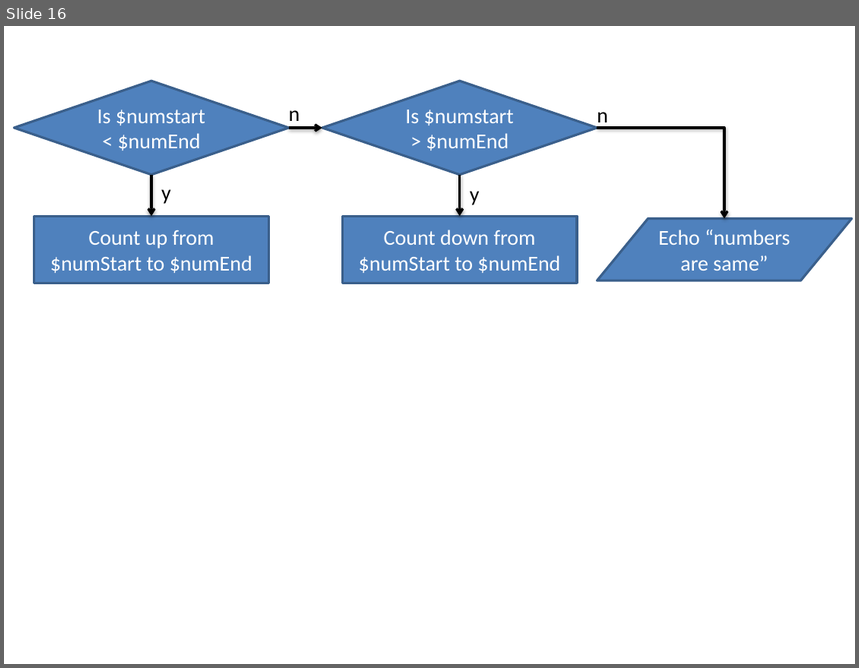
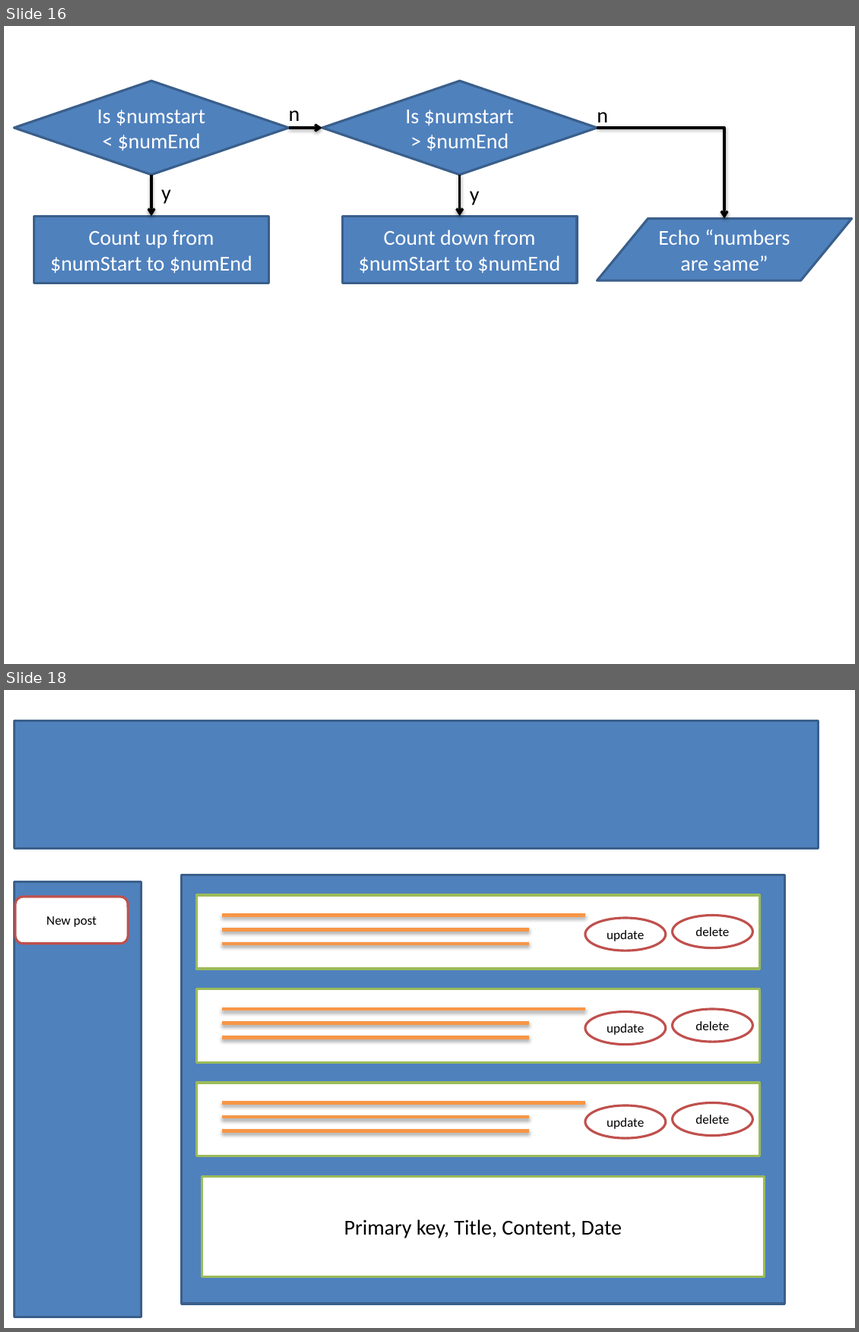
Before and after one commit to Charlie-Lang/ctcp-online-2020-wd3-batch2, a slide deck: visual aids.pptx. Shown one above the other, each under a label of ours: slide 16 before the commit, slides 16 and 18 after it; the slides between them are not shown. The pictures are 859x668 and 859x1332 pixels, drawn with LibreOffice and Linux fonts; fonts in the diff are those of the drawing. Boxes give left, top, right and bottom in pixels: in the first picture for what was removed or moved away, otherwise in the second. Text is boxed around its words. In the diff, an @@ line names an element or a change of style, - is before the commit and + after.

```diff
--- a/visual aids.pptx
+++ b/visual aids.pptx
@@ slide 18 added at (4, 690, 855, 1328), background #FFFFFF @@
@@ rectangle added at (14, 720, 819, 848), fill #4F81BD, outline #3A5F8C 2 pt @@
@@ rectangle added at (14, 882, 142, 1317), fill #4F81BD, outline #3A5F8C 2 pt @@
@@ rectangle added at (182, 875, 785, 1305), fill #4F81BD, outline #3A5F8C 2 pt @@
@@ rounded rectangle added at (15, 897, 127, 944), fill #FFFFFF, outline #C0504D 2 pt, 11 pt, text #000000 @@
+New post
@@ group added at (196, 895, 759, 969): 3 lines, 2 ellipses, 1 rectangle @@
+update
+delete
@@ group added at (196, 989, 759, 1063): 3 lines, 2 ellipses, 1 rectangle @@
+update
+delete
@@ group added at (196, 1083, 759, 1157): 3 lines, 2 ellipses, 1 rectangle @@
+update
+delete
@@ rectangle added at (202, 1177, 764, 1277), fill #FFFFFF, outline #9BBB59 2 pt, 18 pt, text #000000 @@
+Primary key, Title, Content, Date
```
Also in this commit, not shown: 1 other slide added.
